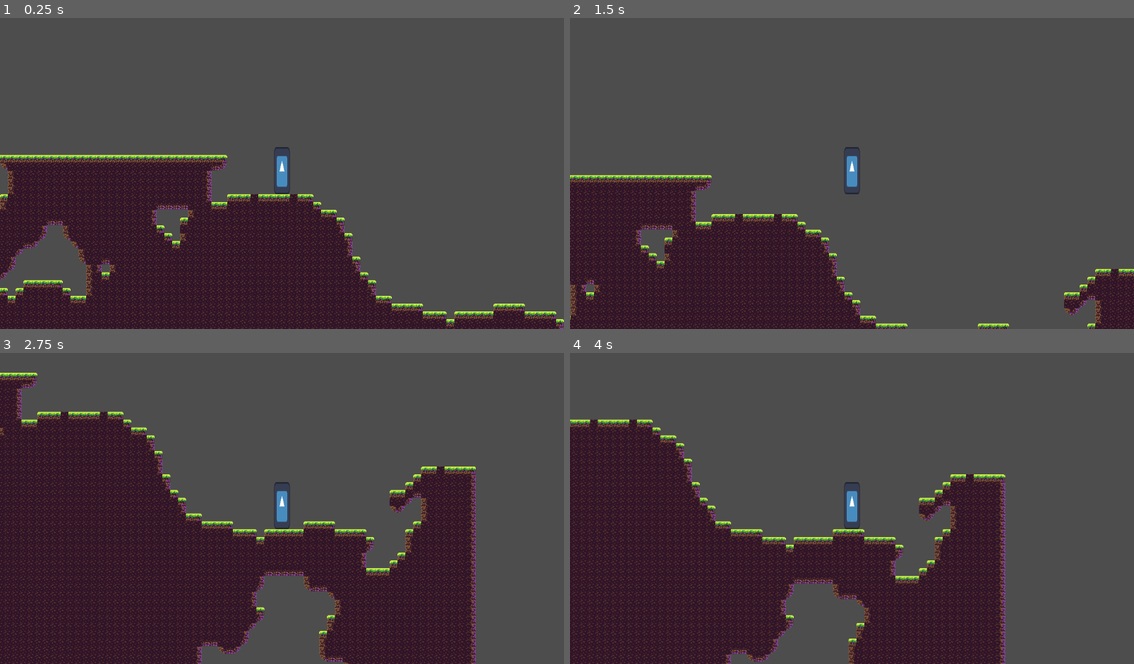
Above: before the commit, frames 1-4 (two rows, left to right).
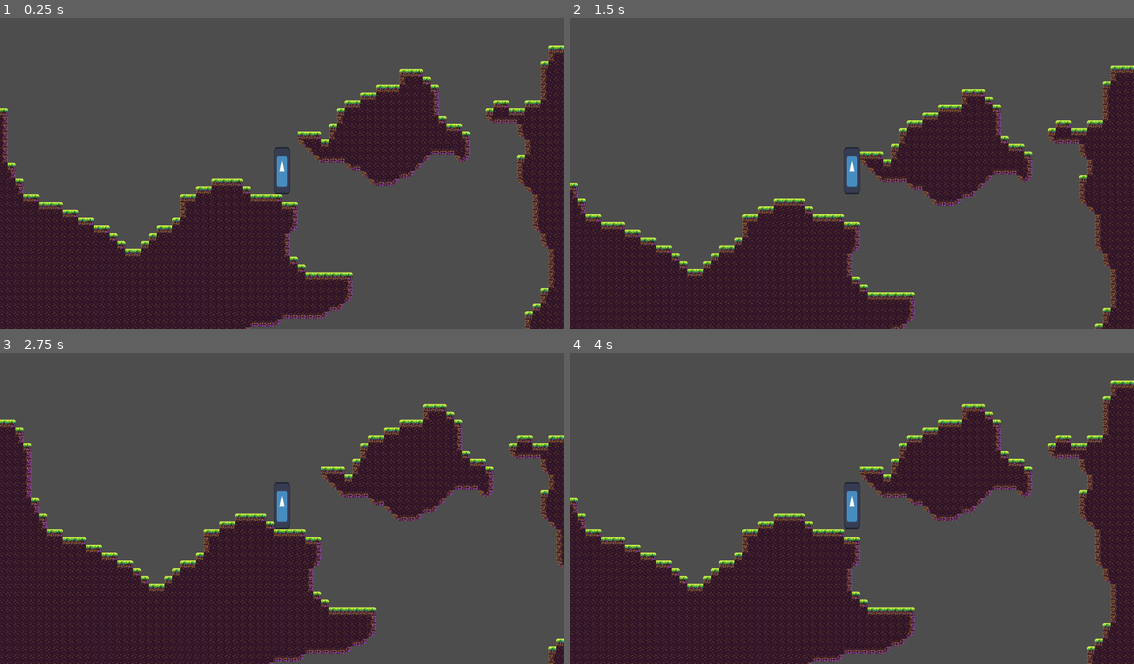
Above: after the commit, the same moments.

Repository: EamonnER/TerraWorlds
Game: Godot game, scene res://game.tscn
The game is run twice, just before and just after one commit, with the same random seed, the same clock (stepped at 60 frames per second) and the same inputs. The engine's default icon, where the game draws it, is replaced by a stand-in: a white triangle on a blue panel in a dark square.
Inputs:
- Up to frame 1 (0.25 s): no input
- Up to frame 2 (1.5 s): tap Enter at 0.5 s; hold D (game_right) from 0.53 s (still down); tap Space (game_jump) at 0.77 s
- Up to frame 3 (2.75 s): tap Space (game_jump) at 1.52 s; release D (game_right) at 2.03 s; hold A (game_left) from 2.03 s (still down)
- Up to frame 4 (4 s): release A (game_left) at 2.78 s; hold D (game_right) from 2.78 s (still down); tap Space (game_jump) at 3.02, 3.77 s

The runs differ from the first frame. In frame 1, 29% of the frame differs, in the area x 0-100%, y 8-100%; in frame 2, 22%; in frame 3, 40%, in the area x 0-100%, y 6-100%; in frame 4, 40%.

Commit message:
Tweaked worldgen logic

Diff:
--- a/scripts/world.gd
+++ b/scripts/world.gd
@@ -3,7 +3,7 @@
 
 @onready var foreground: TileMapLayer = $Foreground
 
-const WORLD_SIZE: int = 100  # Total width / height of world (should be even)
+const WORLD_SIZE: int = 300  # Total width / height of world (should be even)
 const MAP_SIZE: int = WORLD_SIZE * 3  # Total width / height of playable / explorable area
 
 func generate_new_world():
@@ -13,15 +13,20 @@
 	noise.seed = randi()
 	noise.noise_type = FastNoiseLite.TYPE_SIMPLEX
 
-	# Generates a list of vectors from (-50, -50) to (50, 50)
 	const HALF_WORLD = WORLD_SIZE / 2
-	var tile_positions = []
+	var tile_positions = Dictionary()
+
+	# Build completely full world
 	for x in range(-HALF_WORLD, HALF_WORLD):
 		for y in range(-HALF_WORLD, HALF_WORLD):
-			if noise.get_noise_2d(x, y) > 0.1:
-				tile_positions.append(Vector2i(x, y))
+			tile_positions[Vector2i(x, y)] = null
 
-	foreground.set_cells_terrain_connect(tile_positions, 0, 0)
+	# Remove tiles for cave systems
+	for position in tile_positions.keys():
+		if noise.get_noise_2d(position.x, position.y) > 0.2:
+			tile_positions.erase(position)
+
+	foreground.set_cells_terrain_connect(tile_positions.keys(), 0, 0)
 
 func get_spawn_position() -> Vector2i:
 	# Iterates from top of map down until it finds a tile
